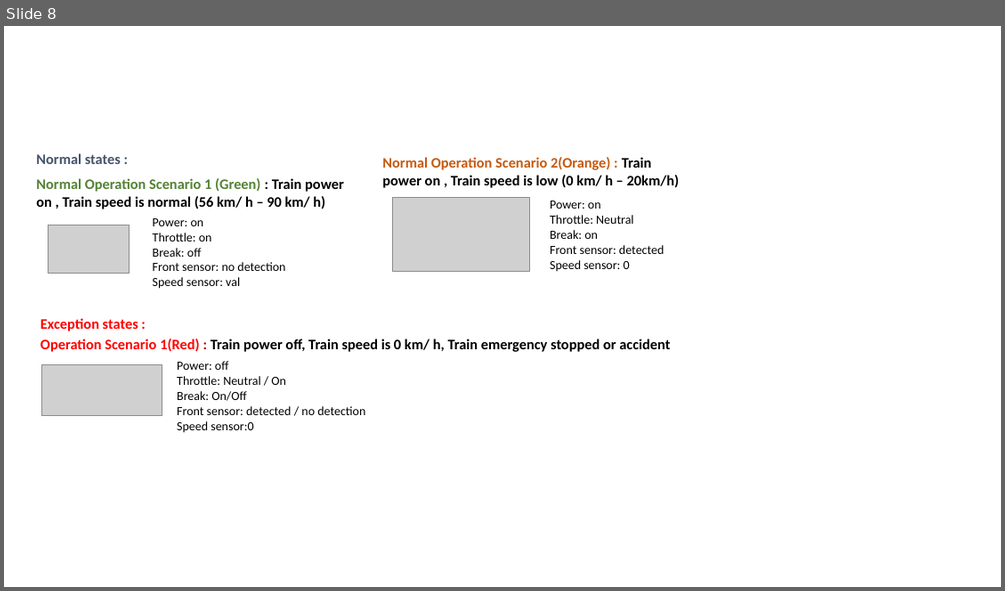
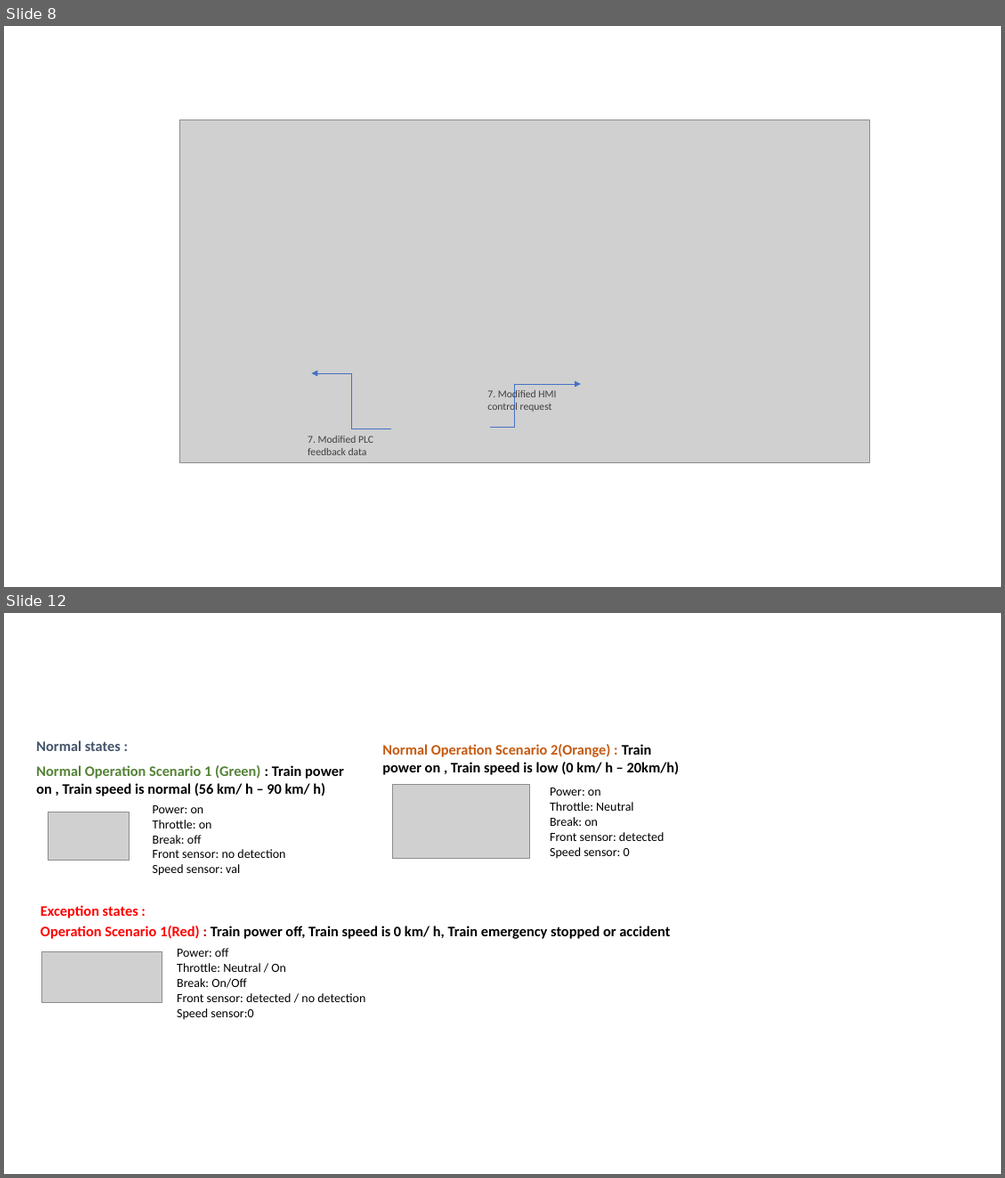
Before and after one commit to mrminhaz87/Railway-IT-OT-Demo, a slide deck: attack/AttackScenario.pptx. Shown one above the other, each under a label of ours: slide 8 before the commit, slides 8 and 12 after it; the slides between them are not shown. The pictures are 1005x591 and 1005x1178 pixels, drawn with LibreOffice and Linux fonts; fonts in the diff are those of the drawing; grey boxes stand for pictures. Boxes give left, top, right and bottom in pixels: in the first picture for what was removed or moved away, otherwise in the second. Text is boxed around its words. In the diff, an @@ line names an element or a change of style, - is before the commit and + after.

```diff
--- a/attack/AttackScenario.pptx
+++ b/attack/AttackScenario.pptx
@@ slide 8 added at (4,26,1001,587), background #FFFFFF @@
@@ picture added at (179,119,870,462) @@
@@ elbow arrow added from (390, 429) to (311, 373), #4472C4 0.5 pt @@
@@ text added at (487,389,556,413), 10 pt, text #404040 @@
+7. Modified HMI control request
@@ elbow arrow added from (490, 426) to (581, 384), #4472C4 0.5 pt @@
@@ text added at (307,435,373,455), 10 pt, text #404040 @@
+7. Modified PLC feedback data
@@ what was slide 8 is now slide 12 @@
```
Also in this commit, not shown: 3 other slides added, 9 other files.
